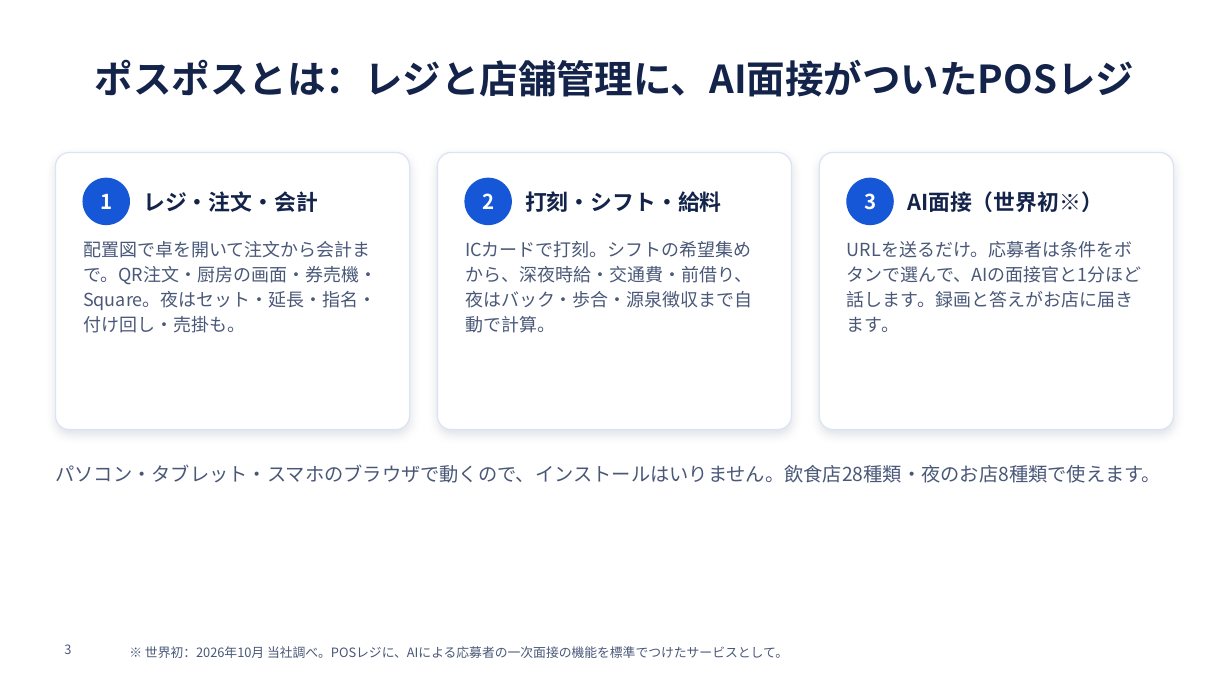
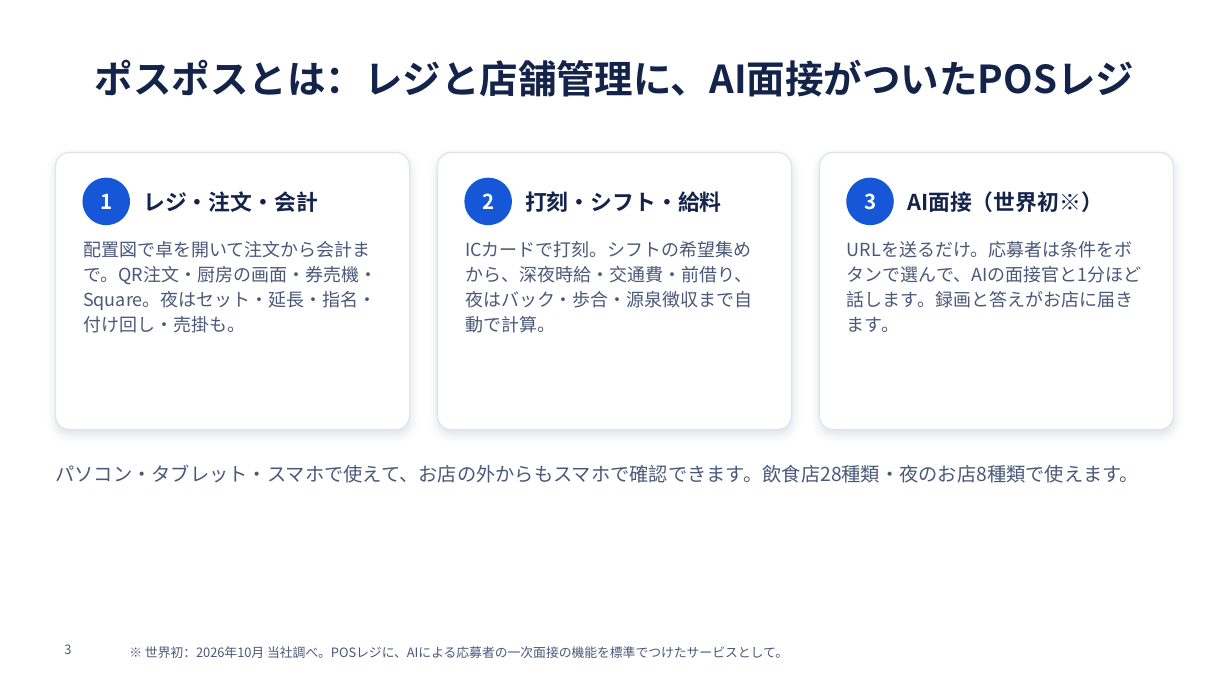
Before and after one commit to SatoAkito2026/GACHICAREERAI, a slide deck: slide 3 of docs/posupos-sales/posupos-shiryo.pptx. Drawn at 1232x693 pixels with LibreOffice and Linux fonts; fonts in the diff are those of the drawing; background and template pictures are left out. Boxes give left, top, right and bottom in pixels: in the first picture for what was removed or moved away, otherwise in the second. Text is boxed around its words. In the diff, an @@ line names an element or a change of style, - is before the commit and + after.

```diff
--- a/docs/posupos-sales/posupos-shiryo.pptx
+++ b/docs/posupos-sales/posupos-shiryo.pptx
@@ text at [55, 464, 1139, 483]: text changed @@
-パソコン・タブレット・スマホのブラウザで動くので、インストールはいりません。飲食店28種類・夜のお店8種類で使えます。
+パソコン・タブレット・スマホで使えて、お店の外からもスマホで確認できます。飲食店28種類・夜のお店8種類で使えます。
```
Also in this commit, not shown: 18 other files.
